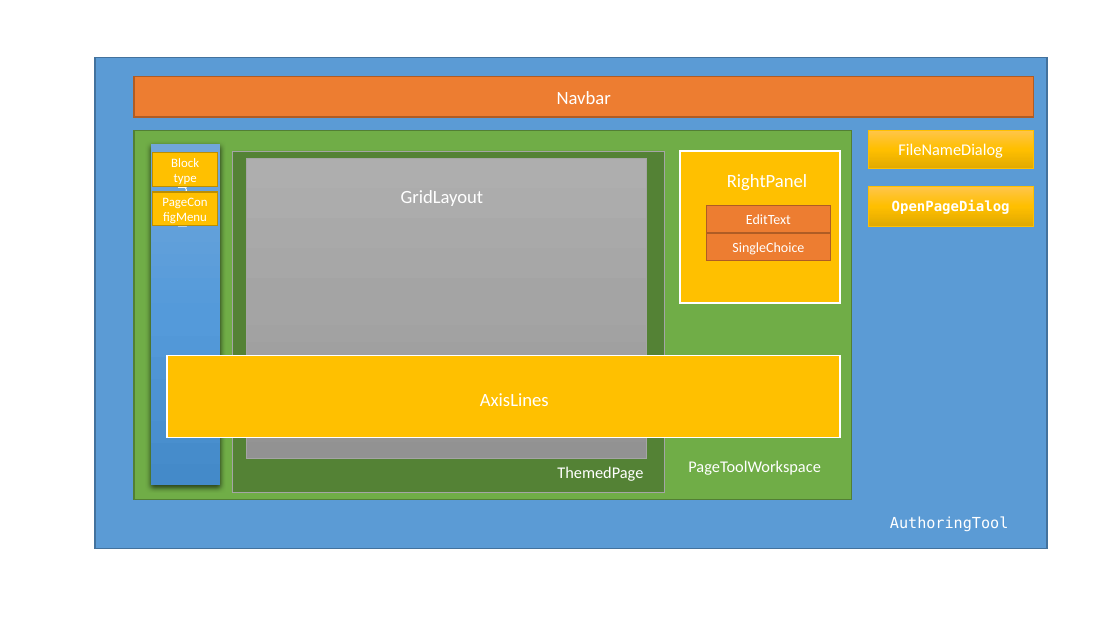
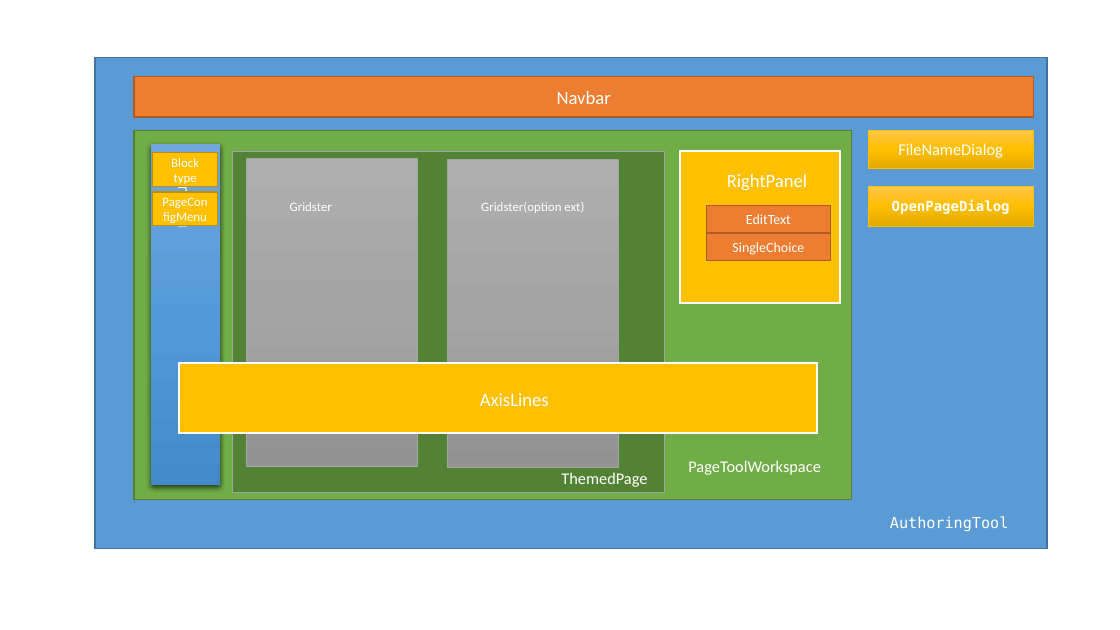
Before and after one commit to qcgm1978/AuthoringTool, a slide deck: slide 2 of doc/AuthoringTool Design.pptx. Drawn at 1120x630 pixels with LibreOffice and Linux fonts; fonts in the diff are those of the drawing. Boxes give left, top, right and bottom in pixels: in the first picture for what was removed or moved away, otherwise in the second. Text is boxed around its words. In the diff, an @@ line names an element or a change of style, - is before the commit and + after.

```diff
--- a/doc/AuthoringTool Design.pptx
+++ b/doc/AuthoringTool Design.pptx
@@ rectangle: place and size @@
-rectangle at (246, 158, 647, 459)
+rectangle at (246, 158, 418, 466)
@@ rectangle added at (447, 160, 618, 468), fill gradient #AFAFAF to #A5A5A5 to #939393, outline #A5A5A5 0.5 pt @@
@@ text at (290, 202, 332, 211): text changed; size 16 to 11 pt @@
-GridLayout
+Gridster
@@ text added at (481, 202, 584, 213), 11 pt, text #FFFFFF @@
+Gridster(option ext)
@@ rectangle: place and size @@
-rectangle at (167, 355, 840, 438)
+rectangle at (179, 363, 817, 433)
@@ text "ThemedPage": place and size @@
-text "ThemedPage" at (557, 466, 643, 481)
+text "ThemedPage" at (561, 472, 647, 487)
```
Also in this commit, not shown: 1 other slide changed, 3 other files.
